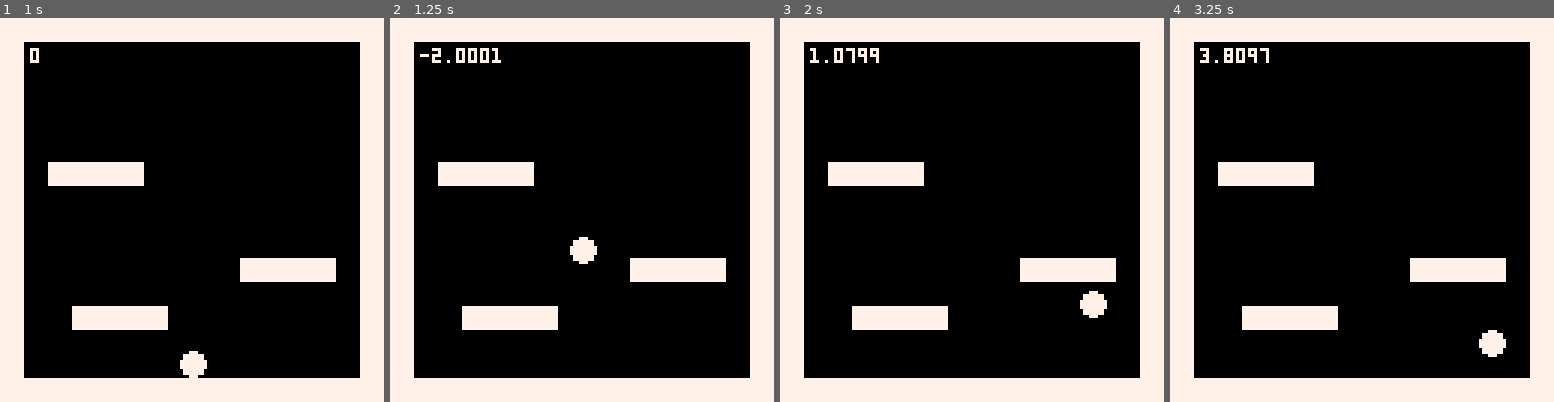
Above: before the commit, frames 1-4 (left to right).
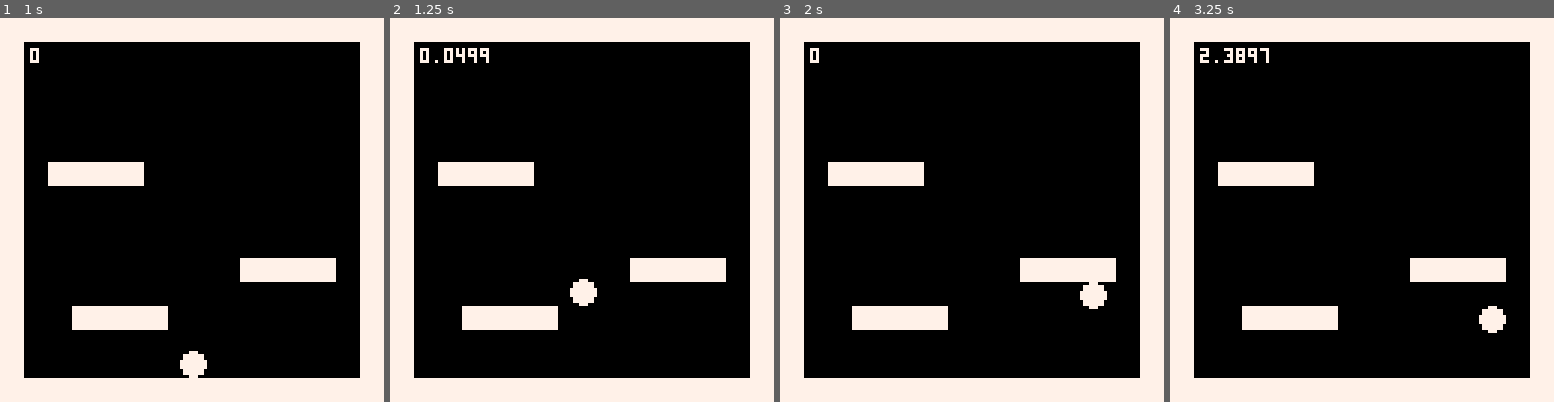
Above: after the commit, the same moments.

Repository: sh0ds/pico8
Game: PICO-8 cartridge quick-exercises/e12-clean-jump.p8
Same seed, same stepped clock (60 frames per second), same inputs: the game is played once before the commit and once after it.
Inputs:
- Up to frame 1 (1 s): tap X (X key) at 0.33 s
- Up to frame 2 (1.25 s): tap X (X key) at 1.07 s
- Up to frame 3 (2 s): hold Right from 1.6 s (still down); tap X (X key) at 1.85 s
- Up to frame 4 (3.25 s): release Right at 2.1 s; hold Right 2.47-3.03 s; tap X (X key) at 2.97 s; hold Left from 3.08 s (still down)

Frame 1 is identical in both runs. In frame 2, 1.1% of the frame differs, in the area x 7-54%, y 7-75%; in frame 3, 0.6%; in frame 4, 0.8%.

Commit message:
Update e12-clean-jump.p8

Diff:
--- a/quick-exercises/e12-clean-jump.p8
+++ b/quick-exercises/e12-clean-jump.p8
@@ -49,8 +50,17 @@
 	drag = 0.2,
 
 	-- slowdown after letting go
-	brake = 0.45
+	brake = 0.45,
+
+    -- short hop check
+    short_hop = false,
+
+    -- coyote time
+    c_max = 5
     }
+
+    -- set coyote timer
+    dot.coyote = dot.c_max
 
     -- speed added per frame
     dot.accel = dot.top_speed * dot.drag
@@ -88,9 +98,14 @@
     -- Y
     local grav = g
     if dot.vy > 0 then grav = g * 1.3 end
+    if dot.vy < 0 and not(btn(5)) and dot.short_hop == false then
+        dot.short_hop = true
+        dot.vy /= 2
+    end
     dot.vy += grav
-    if dot.grounded == true and btnp(5) then
+    if dot.coyote > 0 and btnp(5) then
         dot.vy = dot.jump
+        dot.coyote = 0
     end
 
     -- 2. move x
@@ -114,11 +129,14 @@
         end
         if dot.vy > 0 then
             dot.grounded = true
+            dot.short_hop = false
+            dot.coyote = dot.c_max
         end
         dot.vy = 0
     else
         dot.y = py
         dot.grounded = false
+        dot.coyote -= 1
     end
 end
 
